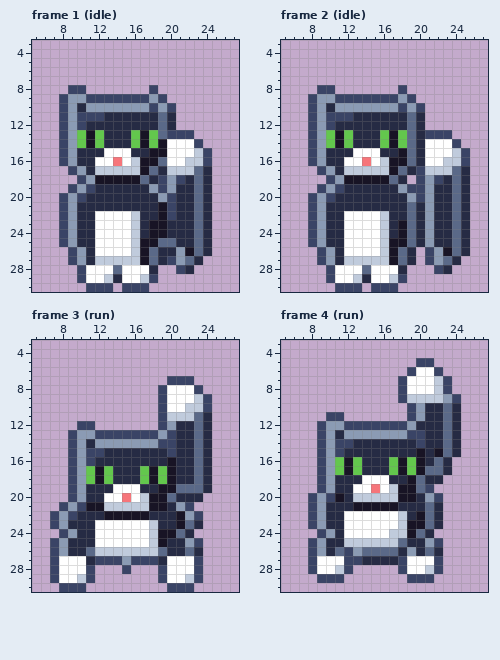
File history of a pixel-art file, art/animals/chase-cat@81.aseprite. That is the earlier state.
31x31 pixels, 6 frames. Shown: frame 1 (idle): x 5..27, y 3..30; frame 2 (idle): x 5..27, y 3..30; frame 3 (run): x 5..27, y 3..30; frame 4 (run): x 5..27, y 3..30. The commit also changed other frames, which this record leaves out.
The result:
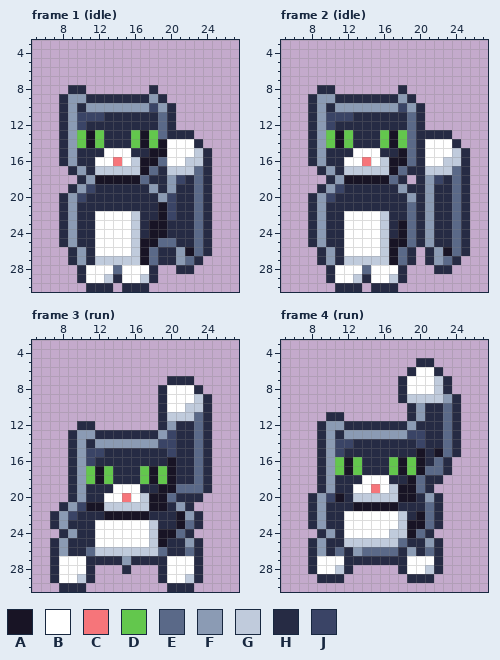
Palette (. is transparent): A #181425  B #ffffff  C #f6757a  D #63c74d  E #5a6988  F #8b9bb4  G #c0cbdc  H #262b44  J #3a4466
Change:
--- frame 1 (idle)
@@ x 5..27 @@
  7 .......................
- 8 ....JJ.......J.........
- 9 ...JFFJJJJJJJFJ........
-10 ...JFHFFFFFFFJFJ.......
-11 ...JFJJJHHHHHHEH.......
-12 ...JFJHHHHHHHHEH.......
-13 ...JFDADHHHDADEJJJ.....
-14 ...JFDADHHHDADABBBJ....
-15 ...JFHHHBBBHHAABBBGJ...
-16 ...JFHHBBCBGAAEBBGGJ...
-17 ....JFHGGGGGAEHGGGEH...
-18 .....JFAAAAAEHJFJHEH...
-19 ....JFJHHHHHHFJFHHEH...
-20 ...JFJHHHHHHHHFJHHEH...
-21 ...JFHHHHHHHHHAJHHEH...
-22 ...JFHHBBBBGHHAJHHEH...
-23 ...JFHHBBBBGHAAHHHEH...
-24 ...JFHHBBBBGHAAHHHEH...
-25 ...JFHHBBBBGAAEEHHEH...
-26 ....JFHBBBBGAEHHFAEH...
-27 ....JFHGGGGGAEHJFEH....
-28 .....JBBBEBBBH..JH.....
-29 .....JBBGHBBGJ.........
-30 ......JJJ.JJJ..........
+ 8 ....HH.......H.........
+ 9 ...HFFHHHHHHHFH........
+10 ...HFHFFFFFFFJFH.......
+11 ...HFJJJHHHHHHEH.......
+12 ...HFJHHHHHHHHEH.......
+13 ...HFDADHHHDADEHHH.....
+14 ...HFDADHHHDADABBBH....
+15 ...HFHHHBBBHHAABBBGH...
+16 ...HFHHBBCBGAAEBBGGH...
+17 ....HFHGGGGGAEHGGGEH...
+18 .....HFAAAAAEHHFJHEH...
+19 ....HFJHHHHHHFHFHHEH...
+20 ...HFJHHHHHHHHFJHHEH...
+21 ...HFHHHHHHHHHAJHHEH...
+22 ...HFHHBBBBGHHAJHHEH...
+23 ...HFHHBBBBGHAAHHHEH...
+24 ...HFHHBBBBGHAAHHHEH...
+25 ...HFHHBBBBGAAEEHHEH...
+26 ....HFHBBBBGAEHHFAEH...
+27 ....HFHGGGGGAEHHFEH....
+28 .....HBBBEBBBH..HH.....
+29 .....HBBGHBBGH.........
+30 ......HHH.HHH..........
--- frame 2 (idle)
@@ x 5..27 @@
  7 .......................
- 8 ....JJ.......J.........
- 9 ...JFFJJJJJJJFJ........
-10 ...JFHFFFFFFFJFJ.......
-11 ...JFJJJHHHHHHEH.......
-12 ...JFJHHHHHHHHEH.......
-13 ...JFDADHHHDADEHJJJ....
-14 ...JFDADHHHDADEHBBBJ...
-15 ...JFHHHBBBHHAEHBBBGJ..
-16 ...JFHHBBCBGAAEHBBGGJ..
-17 ....JFHGGGGGAEHJGGGEH..
-18 .....JFAAAAAEH.JFJHEH..
-19 ....JFJHHHHHHFJJFHHEH..
-20 ...JFJHHHHHHHHFJFHHEH..
-21 ...JFHHHHHHHHHEHFHHEH..
-22 ...JFHHBBBBGHHEHFHHEH..
-23 ...JFHHBBBBGHAEHFHHEH..
-24 ...JFHHBBBBGHAEHFHHEH..
-25 ...JFHHBBBBGAAEHFHHEH..
-26 ....JFHBBBBGAEH.JFAEH..
-27 ....JFHGGGGGAEH.JFEH...
-28 .....JBBBEBBBH...JH....
-29 .....JBBGHBBGJ.........
-30 ......JJJ.JJJ..........
+ 8 ....HH.......H.........
+ 9 ...HFFHHHHHHHFH........
+10 ...HFHFFFFFFFJFH.......
+11 ...HFJJJHHHHHHEH.......
+12 ...HFJHHHHHHHHEH.......
+13 ...HFDADHHHDADEHHHH....
+14 ...HFDADHHHDADEHBBBH...
+15 ...HFHHHBBBHHAEHBBBGH..
+16 ...HFHHBBCBGAAEHBBGGH..
+17 ....HFHGGGGGAEHHGGGEH..
+18 .....HFAAAAAEH.HFJHEH..
+19 ....HFJHHHHHHFHHFHHEH..
+20 ...HFJHHHHHHHHFHFHHEH..
+21 ...HFHHHHHHHHHEHFHHEH..
+22 ...HFHHBBBBGHHEHFHHEH..
+23 ...HFHHBBBBGHAEHFHHEH..
+24 ...HFHHBBBBGHAEHFHHEH..
+25 ...HFHHBBBBGAAEHFHHEH..
+26 ....HFHBBBBGAEH.HFAEH..
+27 ....HFHGGGGGAEH.HFEH...
+28 .....HBBBEBBBH...HH....
+29 .....HBBGHBBGH.........
+30 ......HHH.HHH..........
--- frame 3 (run)
@@ x 5..27 @@
  6 .......................
- 7 ...............JJJ.....
- 8 ..............JBBBJ....
- 9 ..............JBBBGJ...
-10 ..............JBBGGJ...
-11 ..............JGGGEH...
-12 .....JJ.......JFHHEH...
-13 ....JFFJJJJJJJFJHHEH...
-14 ....JFHFFFFFFFJJHHEH...
-15 ....JFJJHHHHHHHJHHEH...
-16 ....JFJHHHHHHHHAHHEH...
-17 ....JFDADHHHDADAHHEH...
-18 ....JFDADHHHDADAHHEH...
-19 ....JFHHHBBBHHAAEEEH...
-20 ....JFHHBBCBGAAEHHH....
-21 ...JFJAAGGGGGAAHFJ.....
-22 ..JFJHHHAAAAAHHHAFJ....
-23 ..JFHHHBBBBBBGHHAEH....
-24 ...JFHHBBBBBBGAAEH.....
-25 ..JFHHHBBBBBBGAHHFJ....
-26 ..JFHHEGGGGGGGEHHEH....
-27 ..JBBBHJJJFJJJHBBBJ....
-28 ..JBBBJ...J...JBBBJ....
-29 ..JBBGJ.......JBBGJ....
-30 ...JJJ.........JJJ.....
+ 7 ...............HHH.....
+ 8 ..............HBBBH....
+ 9 ..............HBBBGH...
+10 ..............HBBGGH...
+11 ..............HGGGEH...
+12 .....HH.......HFHHEH...
+13 ....HFFHHHHHHHFJHHEH...
+14 ....HFHFFFFFFFJJHHEH...
+15 ....HFJJHHHHHHHJHHEH...
+16 ....HFJHHHHHHHHAHHEH...
+17 ....HFDADHHHDADAHHEH...
+18 ....HFDADHHHDADAHHEH...
+19 ....HFHHHBBBHHAAEEEH...
+20 ....HFHHBBCBGAAEHHH....
+21 ...HFJAAGGGGGAAHFH.....
+22 ..HFJHHHAAAAAHHHAFH....
+23 ..HFHHHBBBBBBGHHAEH....
+24 ...HFHHBBBBBBGAAEH.....
+25 ..HFHHHBBBBBBGAHHFH....
+26 ..HFHHEGGGGGGGEHHEH....
+27 ..HBBBHHHHFHHHHBBBH....
+28 ..HBBBH...H...HBBBH....
+29 ..HBBGH.......HBBGH....
+30 ...HHH.........HHH.....
--- frame 4 (run)
@@ x 5..27 @@
  4 .......................
- 5 ...............JJ......
- 6 ..............JBBJ.....
- 7 .............JBBBGJ....
- 8 .............JBBBGJ....
- 9 .............JGGGGFJ...
-10 ..............JFHHEH...
-11 .....JJ.......JFHHEH...
-12 ....JFFJJJJJJJFHHHEH...
-13 ....JFHFFFFFFFJJHHEH...
-14 ....JFJJHHHHHHHJHHEH...
-15 ....JFJHHHHHHHHAHAEH...
-16 ....JFDADHHHDADAHEH....
-17 ....JFDADHHHDADAEEH....
-18 ....JFHHHBBBHHAEHH.....
-19 ....JFHHBBCBGAAEJ......
-20 ...JFJAHGGGGGAAHFJ.....
-21 ...JFHHHAAAAAHHHEH.....
-22 ...JFHHBBBBBBGHAEH.....
-23 ...JFHHBBBBBBGAAEH.....
-24 ....JFHBBBBBGGAEH......
-25 ...JFHHGGGGGGEHHFJ.....
-26 ...JFHEJFEEEEHFHEH.....
-27 ...JBBBJJHHHHJBBBJ.....
-28 ...JBBGJ.....JBBGJ.....
-29 ....JJJ.......JJJ......
+ 5 ...............HH......
+ 6 ..............HBBH.....
+ 7 .............HBBBGH....
+ 8 .............HBBBGH....
+ 9 .............HGGGGFH...
+10 ..............HFHHEH...
+11 .....HH.......HFHHEH...
+12 ....HFFHHHHHHHFHHHEH...
+13 ....HFHFFFFFFFJJHHEH...
+14 ....HFJJHHHHHHHJHHEH...
+15 ....HFJHHHHHHHHAHAEH...
+16 ....HFDADHHHDADAHEH....
+17 ....HFDADHHHDADAEEH....
+18 ....HFHHHBBBHHAEHH.....
+19 ....HFHHBBCBGAAEH......
+20 ...HFJAHGGGGGAAHFH.....
+21 ...HFHHHAAAAAHHHEH.....
+22 ...HFHHBBBBBBGHAEH.....
+23 ...HFHHBBBBBBGAAEH.....
+24 ....HFHBBBBBGGAEH......
+25 ...HFHHGGGGGGEHHFH.....
+26 ...HFHEHFEEEEHFHEH.....
+27 ...HBBBHHHHHHHBBBH.....
+28 ...HBBGH.....HBBGH.....
+29 ....HHH.......HHH......
 30 .......................
